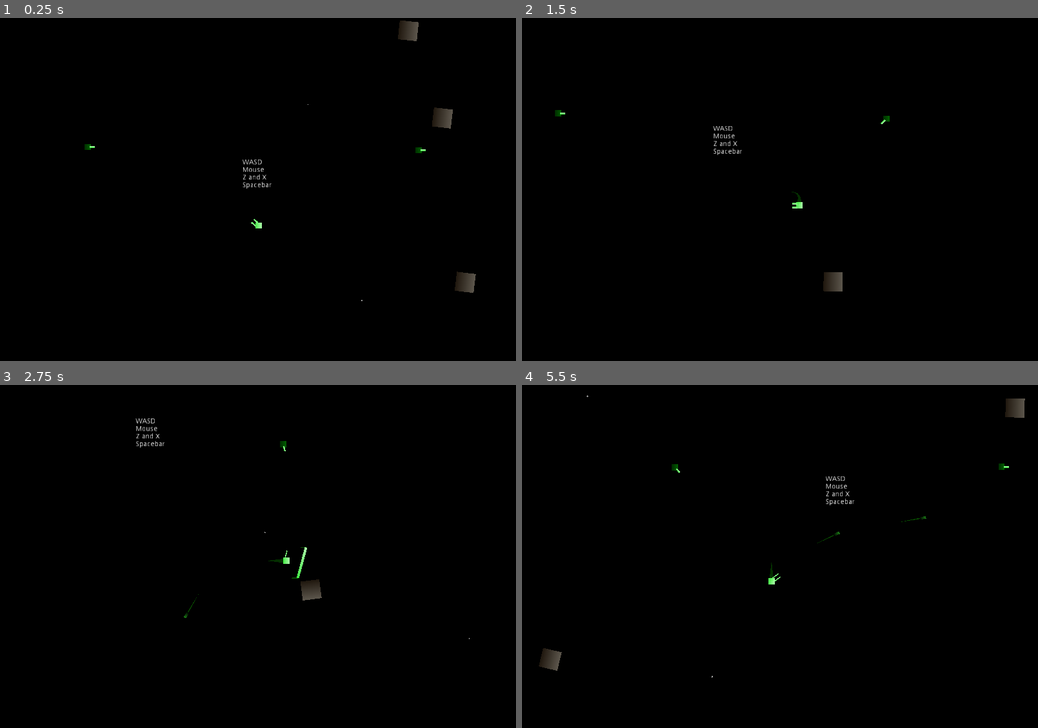
Above: before the commit, frames 1-4 (two rows, left to right).
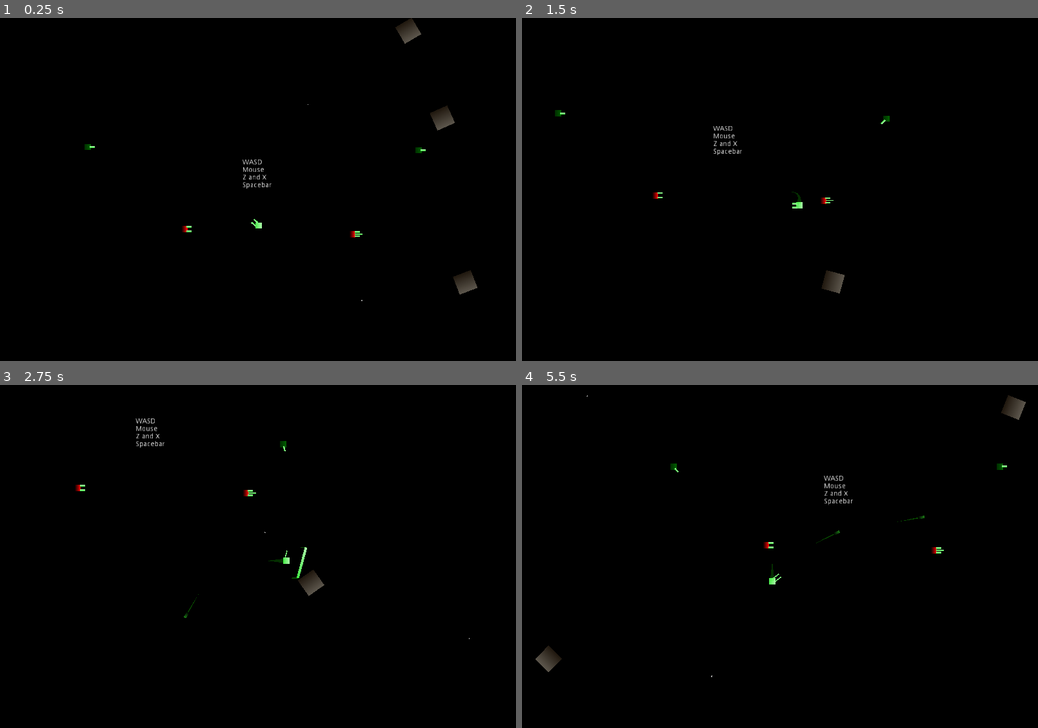
Above: after the commit, the same moments.

Repository: jrcamelo/Godot-SuperRogue
Game: Godot game, scene res://Test1.tscn
Same seed, same stepped clock (60 frames per second), same inputs: the game is played once before the commit and once after it. The engine's default icon, where the game draws it, is replaced by a stand-in: a white triangle on a blue panel in a dark square.
Inputs (mouse positions are in pixels of both pictures, inside the frame that each line leads up to):
- Up to frame 1 (0.25 s): no input
- Up to frame 2 (1.5 s): move the mouse to (893, 172) at 0.52 s; hold D (move_right) 0.53-1.28 s; tap R (r) at 0.6 s; tap V (v) at 0.8, 1.35 s; move the mouse to (676, 206) at 1.27 s; hold S (move_down) from 1.28 s (still down)
- Up to frame 3 (2.75 s): tap X (x) at 1.55, 2.1 s; move the mouse to (309, 481) at 2.02 s; release S (move_down) at 2.03 s; hold D (move_right) from 2.03 s (still down); tap Z (z) at 2.3 s
- Up to frame 4 (5.5 s): move the mouse to (754, 625) at 2.77 s; release D (move_right) at 2.78 s; hold W (move_up) 2.78-3.53 s; tap Z (z) at 2.85, 5.3 s; tap R (r) at 3.05, 4.35 s; move the mouse to (934, 607) at 3.52 s; press the mouse at (934, 607) at 3.53 s; hold A (move_left) 3.53-5.03 s; tap V (v) at 3.8 s; move the mouse to (625, 505) at 4.27 s; release the mouse at (625, 505) at 4.28 s; tap X (x) at 4.55 s; move the mouse to (805, 556) at 5.02 s; hold S (move_down) from 5.03 s (still down); hold Right mouse button (right_click) from 5.03 s (still down)

The runs differ from the first frame. In frame 1, 0.3% of the frame differs, in the area x 35-93%, y 0-81%; in frame 2, less than 0.1%; in frame 3, 0.3%; in frame 4, 0.6%, in the area x 2-98%, y 3-86%.

Commit message:
Advance modular character, need to make controller now

Diff:
--- a/Project/AppearanceManager.gd
+++ b/Project/AppearanceManager.gd
@@ -5,11 +5,11 @@
 onready var collider = get_node("Collider")
 onready var slots = get_node("Slots")
 
-func get_sprite_children():
+func get_sprite_children() -> Array:
 	return sprite.get_children()
 
-func get_collider_children():
+func get_collider_children() -> Array:
 	return collider.get_children()
 
-func get_slots_children():
+func get_slots_children() -> Array:
 	return slots.get_children()
--- a/Project/Character.gd
+++ b/Project/Character.gd
@@ -2,24 +2,66 @@
 extends KinematicBody2D
 
 var appearance: AppearanceManager = null
-var detection = null
+# var detection = null
 var equipment: EquipmentManager = null
-var weapons: WeaponManager = null
-var movement: MovementManager = null
+# var weapons: WeaponManager = null
+# var movement: MovementManager = null
 var control: ControlManager = null
+
+export (PackedScene) var appearance_path
+export (PackedScene) var controller_path
+export (Array, PackedScene) var weapon_paths
+
 onready var collider_updater: ColliderUpdater = get_node("ColliderUpdater")
 
 func _ready():
 	create()
 
 func create():
-	appearance = preload("res://AppearanceBasic.tscn").instance()
+	set_appearance_scene(appearance_path)
+	create_equipment_manager()
+	create_control_manager()
+	# set_controller_scene(controller_path)
+
+	set_weapon_slots()
+	set_weapons(weapon_paths)
+
+	# detection = preload("res://CollidersBasic.tscn").instance()
+	#set_detection(preload("res://CollidersBasic.tscn").instance())
+
+
+
+func set_appearance_scene(appearance_scene: PackedScene):
+	appearance = appearance_scene.instance()
 	appearance.name = "Appearance"
 	add_child(appearance, true)
-
 	collider_updater.update_colliders(appearance.get_collider_children())
 
-	detection = preload("res://CollidersBasic.tscn").instance()
+func create_equipment_manager():
+	equipment = EquipmentManager.new(self)
+	equipment.name = "Equipment"
+	add_child(equipment)
 
-	#equipment = Node2D.new()
-	#equipment.set_script(EquipmentManager)
+func set_weapon_slots():
+	var appearance_slots = appearance.get_slots_children()
+	equipment.weapons.slots.add_slots_from_appearance(appearance_slots)
+
+func set_weapons(weapon_paths):
+	var i = 0
+	for w_path in weapon_paths:
+		if w_path == null:
+			i += 1
+			continue
+		var weapon = w_path.instance()
+		var slot = equipment.weapons.slots.slot(i)
+		if slot != null:
+			slot.add_weapon(weapon)
+		i += 1
+
+func create_control_manager():
+	control = ControlManager.new(self)
+	control.name = "Control"
+	add_child(control)
+
+func set_controller_scene(controller_scene: PackedScene):
+	control.add_controller(controller_scene.instance())
--- a/Project/Character.tscn
+++ b/Project/Character.tscn
@@ -1,21 +1,20 @@
-[gd_scene load_steps=4 format=2]
+[gd_scene load_steps=6 format=2]
 
 [ext_resource path="res://ColliderUpdater.gd" type="Script" id=1]
 [ext_resource path="res://Character.gd" type="Script" id=2]
+[ext_resource path="res://AppearanceBasic.tscn" type="PackedScene" id=3]
+[ext_resource path="res://Guns/Cannon.tscn" type="PackedScene" id=4]
 
 [sub_resource type="RectangleShape2D" id=1]
 extents = Vector2( 0, 0 )
 
 [node name="Character" type="KinematicBody2D"]
 script = ExtResource( 2 )
+appearance_path = ExtResource( 3 )
+weapon_paths = [ ExtResource( 4 ), null, ExtResource( 4 ) ]
 
 [node name="ColliderUpdater" type="Node2D" parent="."]
 script = ExtResource( 1 )
 
 [node name="DefaultCollider" type="CollisionShape2D" parent="."]
 shape = SubResource( 1 )
-
-[node name="Area2D" type="Area2D" parent="."]
-
-[node name="CollisionShape2D" type="CollisionShape2D" parent="Area2D"]
-shape = SubResource( 1 )
--- a/Project/CharacterController.gd
+++ b/Project/CharacterController.gd
@@ -10,6 +10,8 @@
 # onready var Weapons = Equipment.Weapons as WeaponManager
 # onready var Movement = Equipment.Movement as MovementManager
 
+var root = null
+
 func character_entered_range(character):
 	pass
 
--- a/Project/ControlManager.gd
+++ b/Project/ControlManager.gd
@@ -1,11 +1,23 @@
 class_name ControlManager
 extends Node2D
 
-onready var Controller = get_child(0) as CharacterController
+var root = null
+var controller: CharacterController
+
+func _init(_root):
+	root = _root
+
+func _ready():
+	if get_child_count() > 0:
+		controller = get_child(0) as CharacterController
+
+func add_controller(_controller: CharacterController):
+	controller = _controller
+	controller.root = root
+	add_child(controller)
 
 func _on_DetectionRange_body_entered(body):
-	print("A")
-	Controller.character_entered_range(body)
+	controller.character_entered_range(body)
 
 func _on_DetectionRange_body_exited(body):
-	Controller.character_left_range(body)
+	controller.character_left_range(body)
--- a/Project/EquipmentManager.gd
+++ b/Project/EquipmentManager.gd
@@ -1,5 +1,18 @@
 class_name EquipmentManager
 extends Node2D
 
-onready var Weapons = get_node("Weapons")
-onready var Movement = get_node("Movement")
+var root = null
+var weapons: WeaponManager = null
+var movement: MovementManager = null
+
+func _init(_root):
+	root = _root
+
+func _ready():
+	weapons = WeaponManager.new()
+	weapons.name = "Weapons"
+	add_child(weapons)
+
+	movement = MovementManager.new()
+	movement.name = "Movement"
+	add_child(movement)
--- a/Project/MovementManager.gd
+++ b/Project/MovementManager.gd
@@ -26,5 +26,7 @@
 	add_child(Propulsor)
 
 func move_towards_input(input: Vector2, delta):
+	if Propulsor == null or Body == null:
+		return
 	movement = Propulsor.get_move_towards_input(movement, input, delta)
 	movement = Body.move_and_slide(movement)
--- a/Project/NormalEnemyAI.gd
+++ b/Project/NormalEnemyAI.gd
@@ -6,8 +6,8 @@
 onready var Colliders = get_parent().get_parent().get_node("Colliders")
 onready var DetectionRange = Colliders.get_node("DetectionRange") as Area2D
 onready var DetectionShape = DetectionRange.get_child(0) as CollisionShape2D
-onready var Weapons = Equipment.Weapons as WeaponManager
-onready var Movement = Equipment.Movement as MovementManager
+onready var Weapons = Equipment.weapons as WeaponManager
+onready var Movement = Equipment.movement as MovementManager
 
 var delta: float = 0.0
 
--- a/Project/Scenes/Player.gd
+++ b/Project/Scenes/Player.gd
@@ -95,7 +95,6 @@
 var colors := [Color.red, Color.black, Color.darkgreen, Color.green]
 func was_hit(damage):
 	if not invincible:
-		print(damage)
 		health -= damage
 		$Body.texture.gradient.set_color(1, colors[health-1])
 		if health <= 0:
--- a/Project/Test1.gd
+++ b/Project/Test1.gd
@@ -17,7 +17,7 @@
 				continue
 			var m = meteor.instance()
 			m.global_position = spawn_position
-			m.angular_velocity = randf()
+			m.angular_velocity = randf() * 10
 			var randsize = rand_range(0.5, 1)
 			m.scale = Vector2(randsize, randsize)
 			m.mass *= randsize
--- a/Project/Test1.tscn
+++ b/Project/Test1.tscn
@@ -4,19 +4,14 @@
 [ext_resource path="res://Scripts/Camera2D.gd" type="Script" id=2]
 [ext_resource path="res://Scenes/Enemy.tscn" type="PackedScene" id=3]
 [ext_resource path="res://Scripts/Emitter.gd" type="Script" id=4]
-[ext_resource path="res://NewEnemy.tscn" type="PackedScene" id=5]
+[ext_resource path="res://Guns/MachineGun.tscn" type="PackedScene" id=5]
+[ext_resource path="res://Character.tscn" type="PackedScene" id=6]
 [ext_resource path="res://StarBackground.tscn" type="PackedScene" id=7]
 [ext_resource path="res://Test1.gd" type="Script" id=8]
+[ext_resource path="res://Guns/Cannon.tscn" type="PackedScene" id=9]
 
 [sub_resource type="RectangleShape2D" id=1]
 extents = Vector2( 28.937, 29.5936 )
-
-[sub_resource type="Gradient" id=2]
-offsets = PoolRealArray( 0, 0.509677, 0.980645 )
-colors = PoolColorArray( 0, 0, 0, 1, 0.480469, 0.480469, 0.480469, 1, 0, 0, 0, 1 )
-
-[sub_resource type="GradientTexture" id=3]
-gradient = SubResource( 2 )
 
 [node name="World" type="Node2D"]
 script = ExtResource( 8 )
@@ -65,26 +60,11 @@
 position = Vector2( 1.10684, 245.253 )
 
 [node name="Camera2D" type="Camera2D" parent="Emitter"]
-visible = false
 scale = Vector2( 1e-05, 1.25 )
 current = true
 zoom = Vector2( 1.5, 1.5 )
 process_mode = 0
 script = ExtResource( 2 )
-
-[node name="Node2D" type="Node2D" parent="Emitter/Camera2D"]
-visible = false
-scale = Vector2( 1, 1.224 )
-
-[node name="Sprite" type="Sprite" parent="Emitter/Camera2D/Node2D"]
-position = Vector2( 377696, -1.29193 )
-scale = Vector2( 93071.7, 718.416 )
-z_index = -100
-z_as_relative = false
-texture = SubResource( 3 )
-__meta__ = {
-"_edit_lock_": true
-}
 
 [node name="StarBackground" parent="Emitter/Camera2D" instance=ExtResource( 7 )]
 
@@ -103,5 +83,11 @@
 [node name="Enemy5" parent="Emitter" instance=ExtResource( 3 )]
 position = Vector2( -536, -2.09364 )
 
-[node name="Character" parent="Emitter" instance=ExtResource( 5 )]
-position = Vector2( 0, -944 )
+[node name="Character" parent="." instance=ExtResource( 6 )]
+position = Vector2( -232, 256 )
+
+[node name="Character2" parent="." instance=ExtResource( 6 )]
+position = Vector2( 296, 272 )
+weapon_paths = [ ExtResource( 9 ), ExtResource( 5 ), ExtResource( 9 ) ]
+
+[editable path="Emitter/Camera2D/StarBackground"]
--- a/Project/WeaponManager.gd
+++ b/Project/WeaponManager.gd
@@ -1,7 +1,20 @@
 class_name WeaponManager
 extends Node2D
 
+var slots: WeaponSlots = null
+
 export var look_speed: float = 0.1
+
+func _ready():
+	if get_child_count() > 0:
+		slots = get_child(0) as WeaponSlots
+	else:
+		create_slots()
+
+func create_slots():
+	slots = WeaponSlots.new()
+	slots.name = "Slots"
+	add_child(slots)
 
 func look_at_direction(direction: Vector2):
 	var start = rotation
@@ -11,5 +24,7 @@
 	$Tween.start()
 
 func shoot_all_weapons(target: Vector2):
-	for slot in $Slots.enabled_slots():
+	if slots == null:
+		return
+	for slot in slots.enabled_slots():
 		(slot as WeaponSlot).Weapon.shoot(target)
--- a/Project/WeaponSlot.gd
+++ b/Project/WeaponSlot.gd
@@ -12,8 +12,6 @@
 		enabled = true
 		Weapon.parent = get_parent().get_parent().get_parent().get_parent()
 
-
-
 func add_weapon(new_weapon: Gun):
 	if Weapon != null:
 		remove_weapon()
--- a/Project/WeaponSlots.gd
+++ b/Project/WeaponSlots.gd
@@ -7,6 +7,7 @@
 	save_slots_on_dict()
 
 func save_slots_on_dict():
+	slots_dict.clear()
 	for child in get_children():
 		if child is WeaponSlot:
 			slots_dict[child.name] = child
@@ -28,3 +29,12 @@
 	if n <= slots_dict.size():
 		return slots_dict.values()[n]
 	return null
+
+func add_slots_from_appearance(appearance_slots):
+	for node in appearance_slots:
+		var new_slot = WeaponSlot.new()
+		new_slot.position = node.position
+		new_slot.name = node.name
+		add_child(new_slot)
+	save_slots_on_dict()
+	print(slots_dict)
